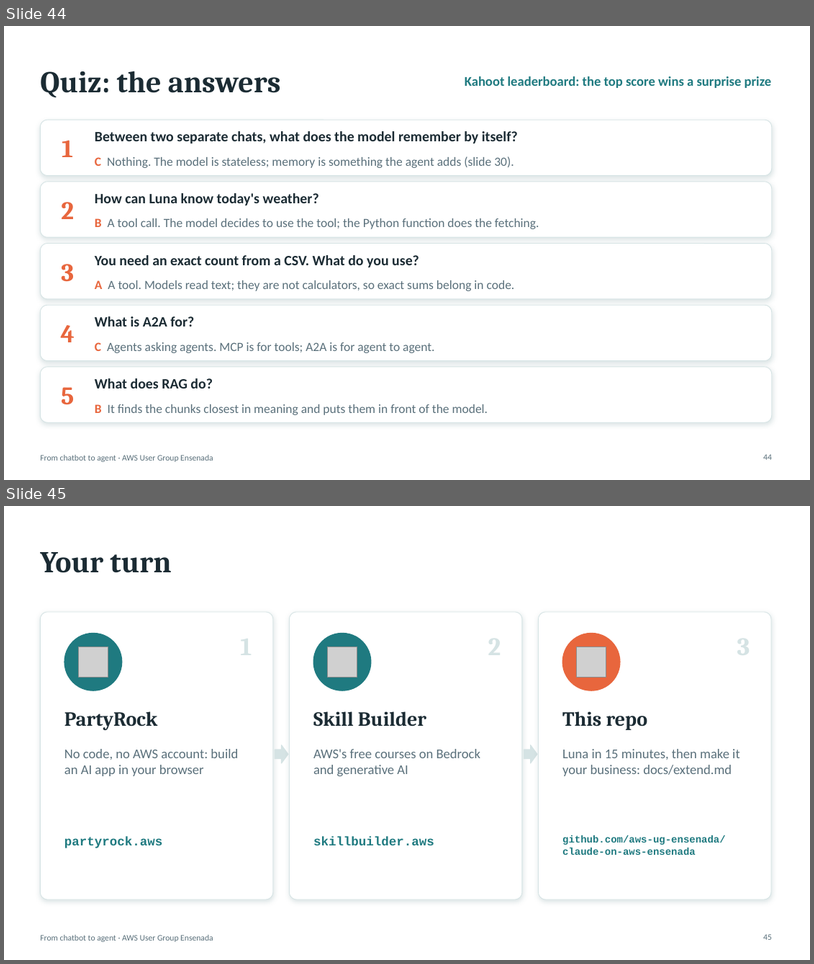
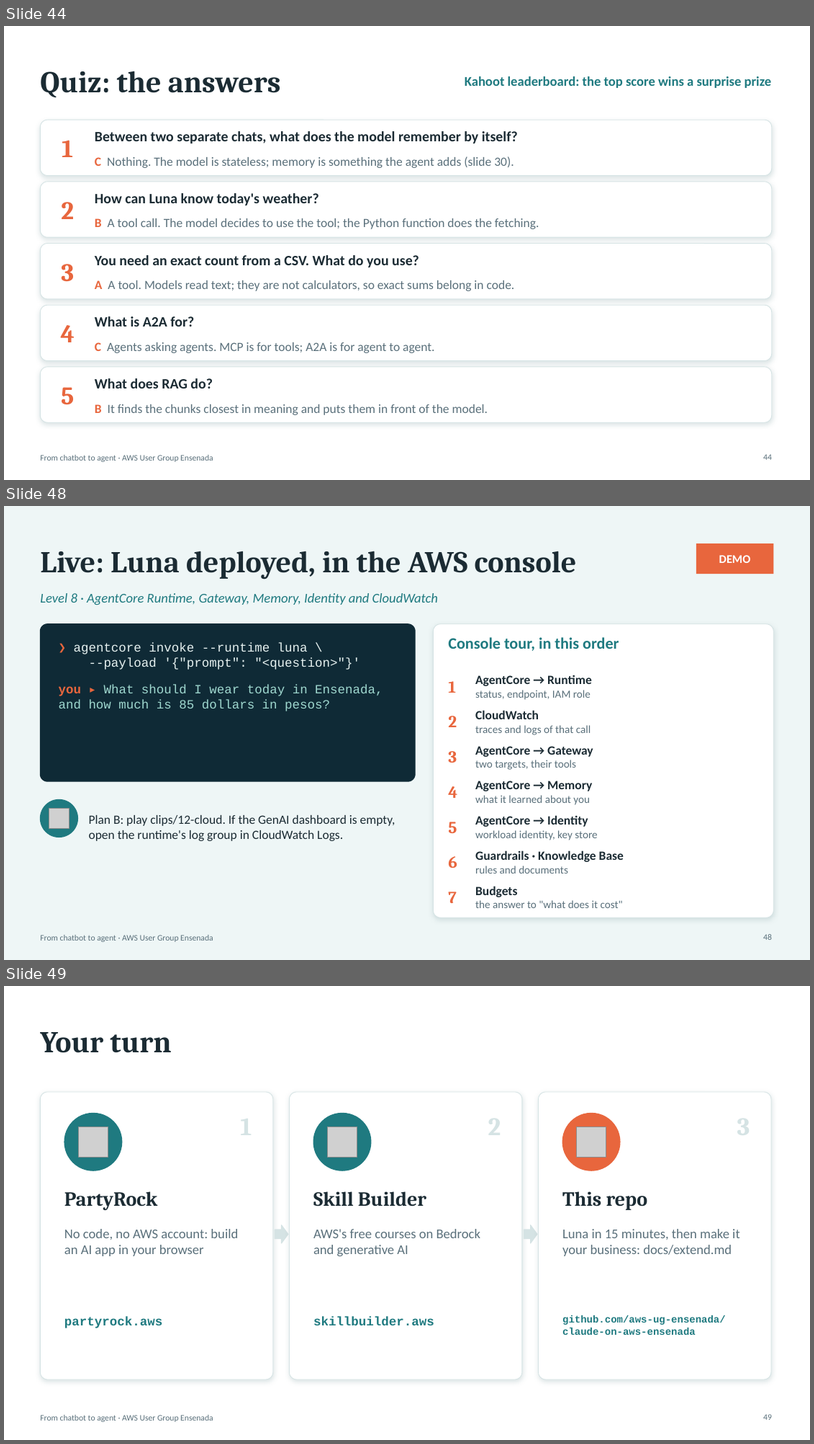
Before and after one commit to aws-ug-ensenada/claude-on-aws-ensenada, a slide deck: docs/slides/claude-on-aws-ensenada.pptx. Shown one above the other, each under a label of ours: slides 44 and 45 before the commit, slides 44, 48 and 49 after it; the slides between them are not shown. The pictures are 814x964 and 814x1444 pixels, drawn with LibreOffice and Linux fonts; fonts in the diff are those of the drawing; grey boxes stand for pictures. Boxes give left, top, right and bottom in pixels: in the first picture for what was removed or moved away, otherwise in the second. Text is boxed around its words. In the diff, an @@ line names an element or a change of style, - is before the commit and + after.

```diff
--- a/docs/slides/claude-on-aws-ensenada.pptx
+++ b/docs/slides/claude-on-aws-ensenada.pptx
@@ slide 48 added at <box>4,506,810,960</box>, background #EEF6F6; not listed: 1 template element that a slide beside it also shows @@
@@ rectangle added at <box>697,543,774,574</box>, fill #E8663D @@
@@ title added at <box>40,551,577,579</box>, 36 pt, text #1B2B33, bold @@
+Live: Luna deployed, in the AWS console
@@ text added at <box>720,555,751,563</box>, 14 pt, text #FFFFFF, bold @@
+DEMO
@@ text added at <box>40,593,438,605</box>, 16 pt, text #1F7A80, italic @@
+Level 8 · AgentCore Runtime, Gateway, Memory, Identity and CloudWatch
@@ rounded rectangle added at <box>40,624,415,781</box>, fill #0F2A36, outline #0F2A36 1 pt @@
@@ rounded rectangle added at <box>434,624,774,917</box>, fill #FFFFFF, outline #D5E3E4 0.75 pt @@
@@ text added at <box>59,643,383,711</box>, 15 pt, text #E6F1F0 @@
+❯ agentcore invoke --runtime luna \
+--payload '{"prompt": "<question>"}'
+you ▸ What should I wear today in Ensenada, and how much is 85 dollars in pesos?
@@ text added at <box>448,637,619,651</box>, 19 pt, text #1F7A80, bold @@
+Console tour, in this order
@@ text added at <box>476,674,592,700</box>, 13 pt, text #5A707B @@
+AgentCore → Runtime
+status, endpoint, IAM role
@@ text added at <box>448,681,456,692</box>, 20 pt, text #E8663D, bold @@
+1
@@ text added at <box>448,716,457,727</box>, 20 pt, text #E8663D, bold @@
+2
@@ text added at <box>476,710,591,735</box>, 13 pt, text #5A707B @@
+CloudWatch
+traces and logs of that call
@@ text added at <box>448,751,457,762</box>, 20 pt, text #E8663D, bold @@
+3
@@ text added at <box>476,746,594,770</box>, 13 pt, text #5A707B @@
+AgentCore → Gateway
+two targets, their tools
@@ text added at <box>448,786,458,798</box>, 20 pt, text #E8663D, bold @@
+4
@@ text added at <box>476,780,592,805</box>, 13 pt, text #5A707B @@
+AgentCore → Memory
+what it learned about you
@@ ellipse added at <box>40,800,78,837</box>, fill #1F7A80, outline #1F7A80 1 pt @@
@@ picture added at <box>49,808,69,828</box> @@
@@ text added at <box>89,815,396,841</box>, 15 pt, text #1B2B33 @@
+Plan B: play clips/12-cloud. If the GenAI dashboard is empty, open the runtime's log group in CloudWatch Logs.
@@ text added at <box>448,821,457,833</box>, 20 pt, text #E8663D, bold @@
+5
@@ text added at <box>476,815,597,840</box>, 13 pt, text #5A707B @@
+AgentCore → Identity
+workload identity, key store
@@ text added at <box>476,850,624,873</box>, 15 pt, text #1B2B33, bold @@
+Guardrails · Knowledge Base
+rules and documents
@@ text added at <box>448,856,458,867</box>, 20 pt, text #E8663D, bold @@
+6
@@ text added at <box>448,891,457,903</box>, 20 pt, text #E8663D, bold @@
+7
@@ text added at <box>476,885,623,908</box>, 13 pt, text #5A707B @@
+Budgets
+the answer to "what does it cost"
@@ page number added at <box>764,934,772,939</box>, 10 pt, text #5A707B @@
+48
@@ what was slide 45 is now slide 49 @@
```
Also in this commit, not shown: 3 other slides added, 6 other files.
